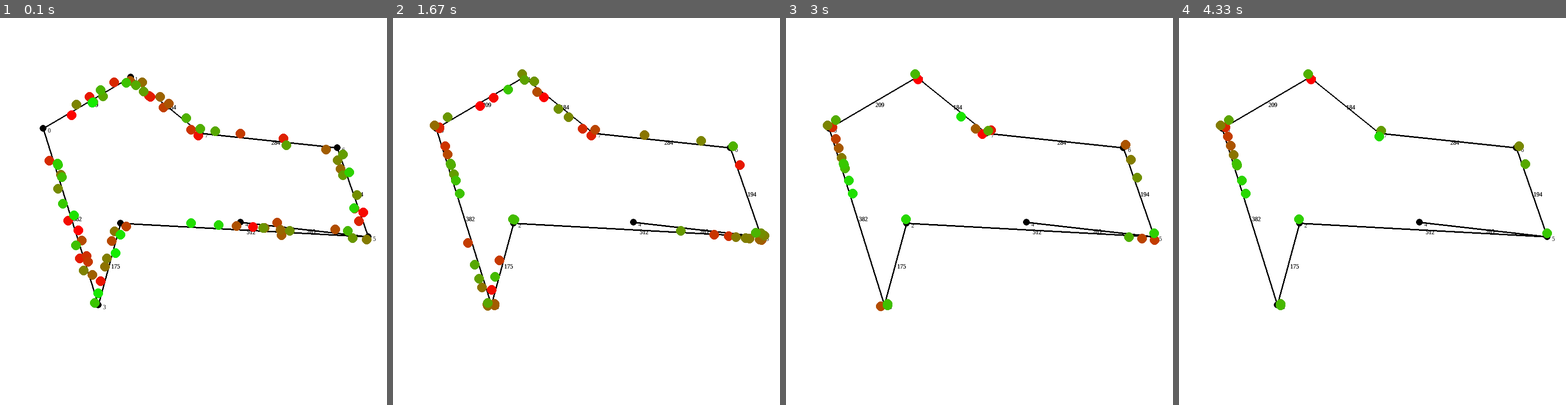
Above: before the commit, frames 1-4 (left to right).
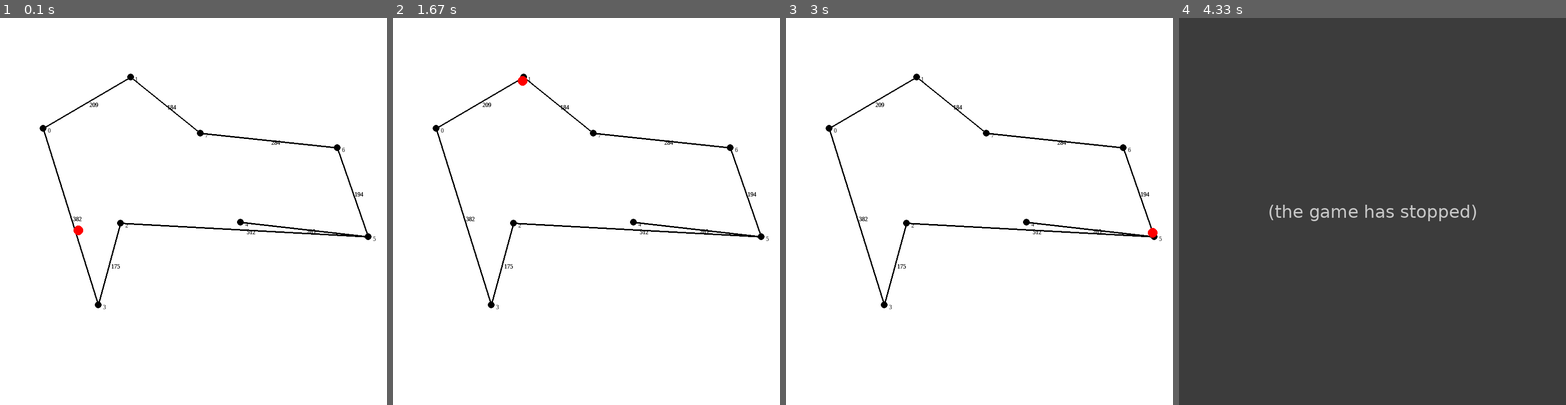
Above: after the commit, the same moments.

Repository: Ickaser/car-graph-viz
Game: pygame game, started from main_pygame.py
Two runs of this game, one before a commit and one after it. Both use one fixed random seed, a clock stepped at 60 frames per second and the inputs below.
Inputs:
- Up to frame 1 (0.1 s): no input
- Up to frame 2 (1.67 s): no input
- Up to frame 3 (3 s): no input
- Up to frame 4 (4.33 s): no input

The runs differ from the first frame. In frame 1, 3.3% of the frame differs, in the area x 11-96%, y 15-75%; in frame 2, 2.1%; in frame 3, 1.2%; in frame 4, 100%, in the area x 0-100%, y 0-100%.
Error after the commit: AttributeError: 'Car' object has no attribute 'nodeTo' (cars.py line 263); the game stopped at 3 s (later frames are placeholders)

Commit message:
Cars removed from population after goal

Diff:
--- a/cars.py
+++ b/cars.py
@@ -137,7 +137,7 @@
             # check to see if is already at node
             if self.toNext <= 0:
                 # check if node is occupied
-                if self.graph.nodes[self.nodeTo]["capacity"] > len(self.graph.nodes[self.nodeTo]["population"]):
+                if self.graph.nodes[self.nodeTo]["capacity"] > len(self.graph.nodes[self.nodeTo]["population"]) or self in self.graph.nodes[self.nodeTo]["population"]:
                     # add self to population list
                     self.graph.nodes[self.nodeTo]["population"].append(self)
                     self.atNode = True
@@ -260,6 +260,7 @@
             else:
                 if self.pos.nodeTo == self.nodeGoal or len(self.plan) == 0:
 # lines to execute if car has reached goal node
+                    self.graph.nodes[self.nodeTo]["population"].remove(self.pos)
                     del self
                     return True
                 else:
--- a/main_pygame.py
+++ b/main_pygame.py
@@ -14,7 +14,7 @@
 size = (800, 800)
 
 # configurable values used when generating cars
-carsNum = 80
+carsNum = 1
 carSize = 20
 stepsNum = 1
 carAccel = 3
@@ -143,7 +143,7 @@
                 carList.remove(car)
                 del car
                 # make a new car
-                # carList.append(cars.Car(graph, randomBehavior = randomBehavior, accel = carAccel, carSize = carSize))
+                carList.append(cars.Car(graph, randomBehavior = randomBehavior, accel = carAccel, carSize = carSize))
 
 def update_screen(screenObj, mapObj, carList, dirtyRects):
 
